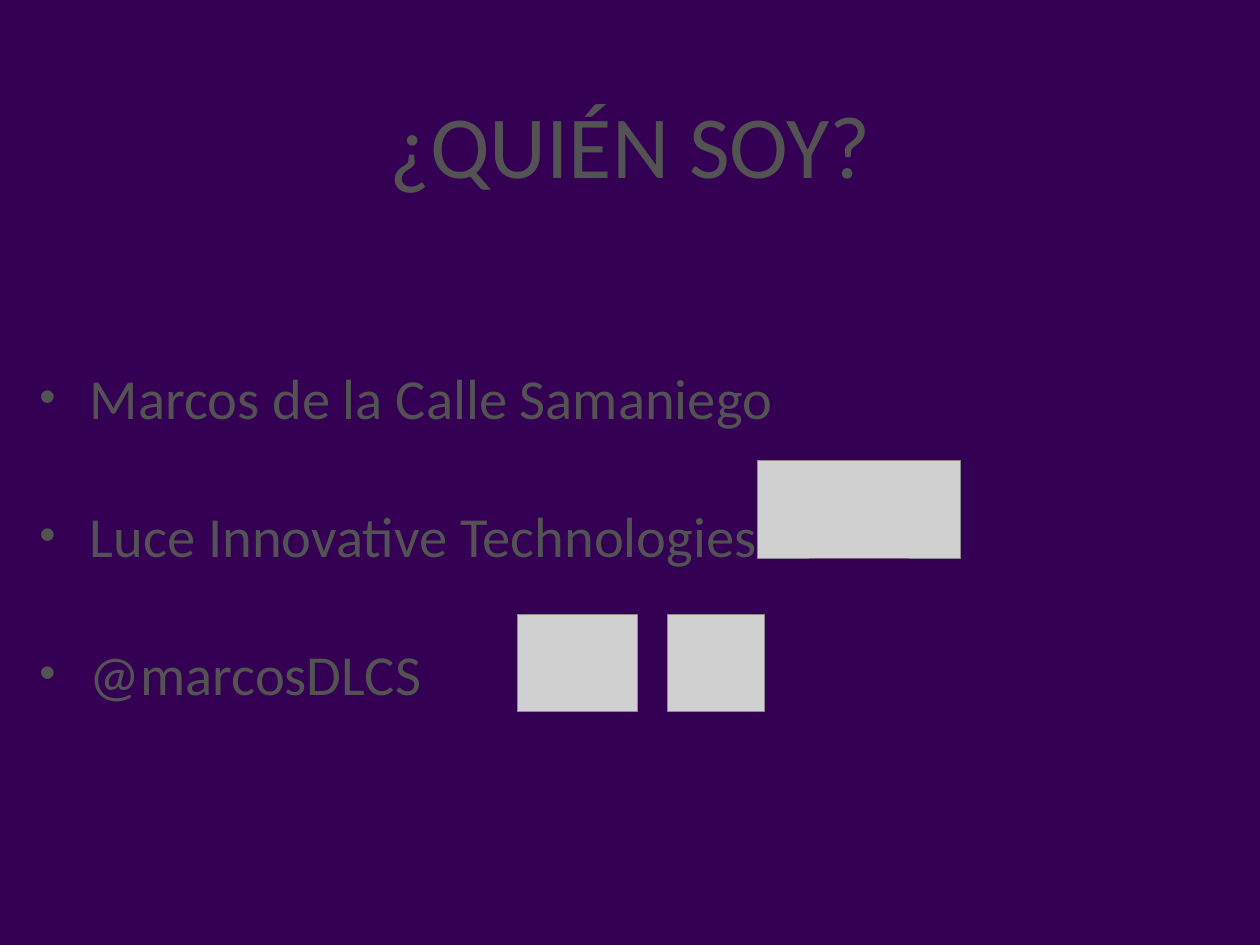
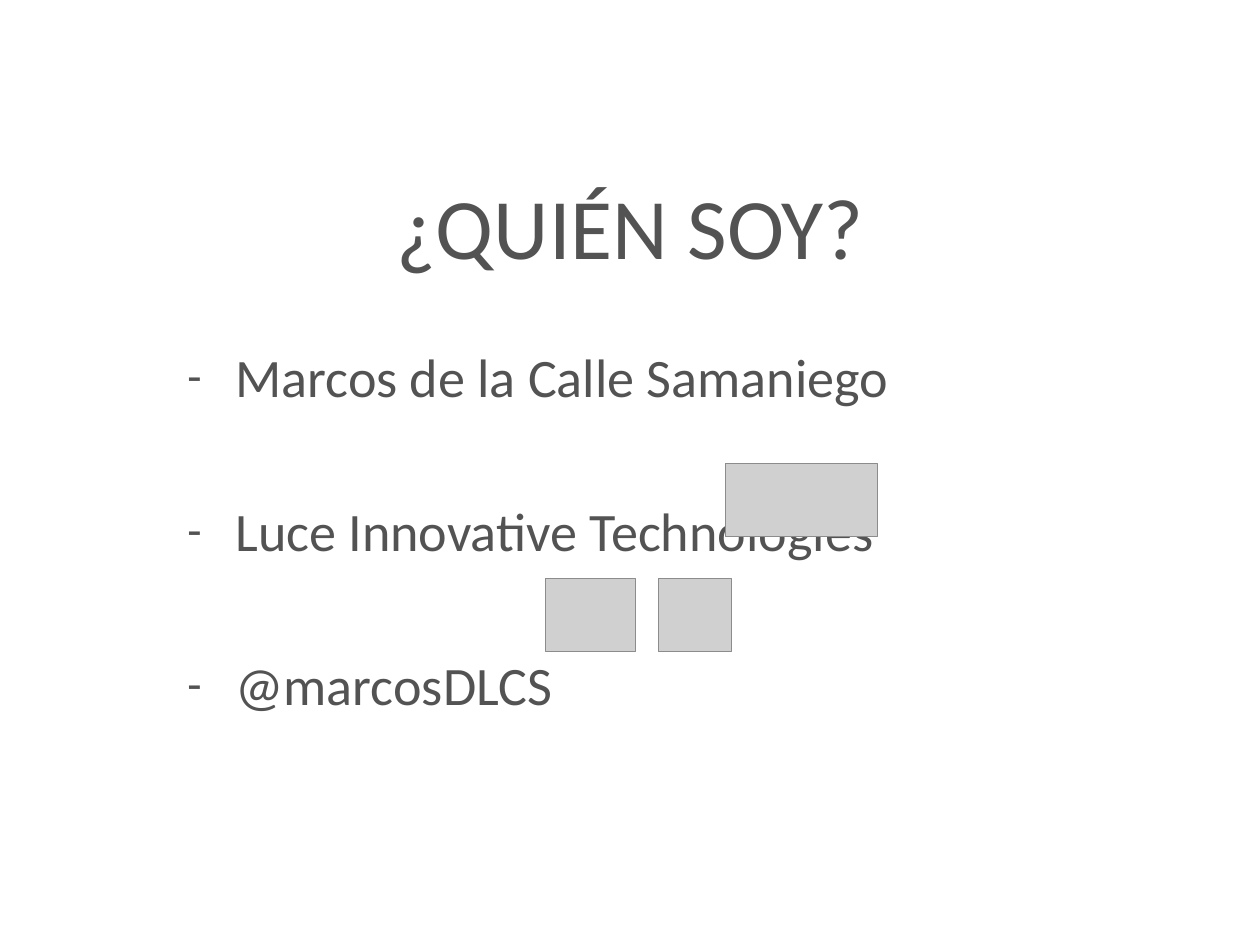
Before and after one commit to marcosDLCS/css-flexbox-grid-course, a slide deck: slide 2 of css_flexbox_grid.pptx. Drawn at 1260x945 pixels with LibreOffice and Linux fonts; fonts in the diff are those of the drawing; grey boxes stand for pictures; background and template pictures are left out. Boxes give left, top, right and bottom in pixels: in the first picture for what was removed or moved away, otherwise in the second. Text is boxed around its words. In the diff, an @@ line names an element or a change of style, - is before the commit and + after.

```diff
--- a/css_flexbox_grid.pptx
+++ b/css_flexbox_grid.pptx
@@ background picture (left out) to #FFFFFF @@
@@ title "¿QUIÉN SOY?": place and size @@
-title "¿QUIÉN SOY?" at (389, 104, 870, 193)
+title "¿QUIÉN SOY?" at (396, 188, 864, 274)
@@ title "¿QUIÉN SOY?" at (396, 188, 864, 274): size 72 to 70 pt @@
@@ text "Marcos de la Calle Samaniego": place and size @@
-text "Marcos de la Calle Samaniego" at (90, 380, 772, 701)
+text "Marcos de la Calle Samaniego" at (235, 359, 888, 711)
@@ text "Marcos de la Calle Samaniego" at (235, 359, 888, 711): size 46 to 44 pt; bullet • to -; line spacing 1.2 to 1.5 @@
@@ picture: place and size @@
-picture at (758, 461, 961, 558)
+picture at (726, 463, 878, 536)
@@ picture: place and size @@
-picture at (517, 614, 637, 712)
+picture at (546, 579, 635, 651)
@@ picture: place and size @@
-picture at (668, 614, 766, 712)
+picture at (658, 579, 731, 651)
```
Also in this commit, not shown: 5 other slides changed, 11 slides added, 1 other file.
